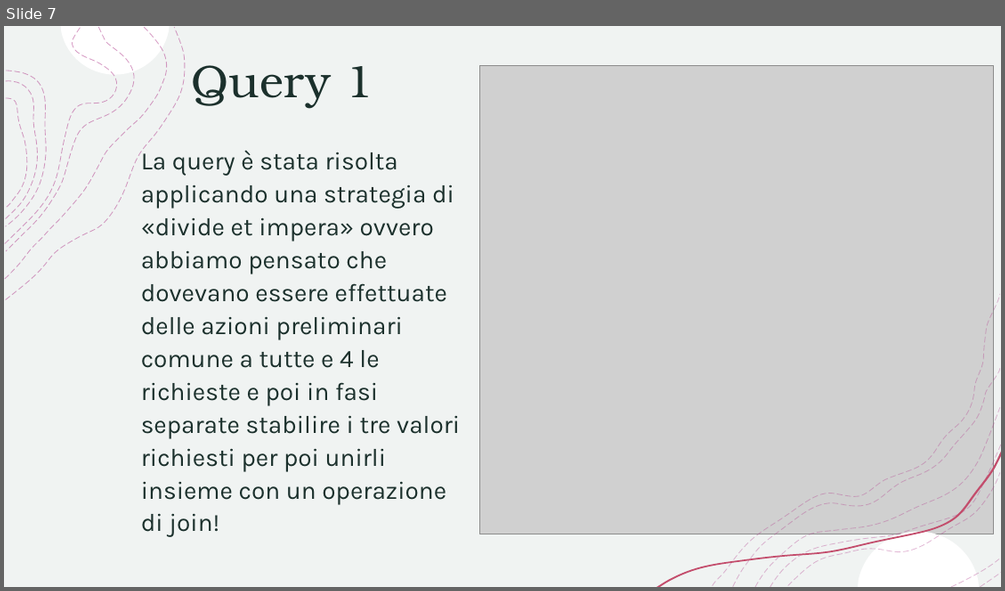
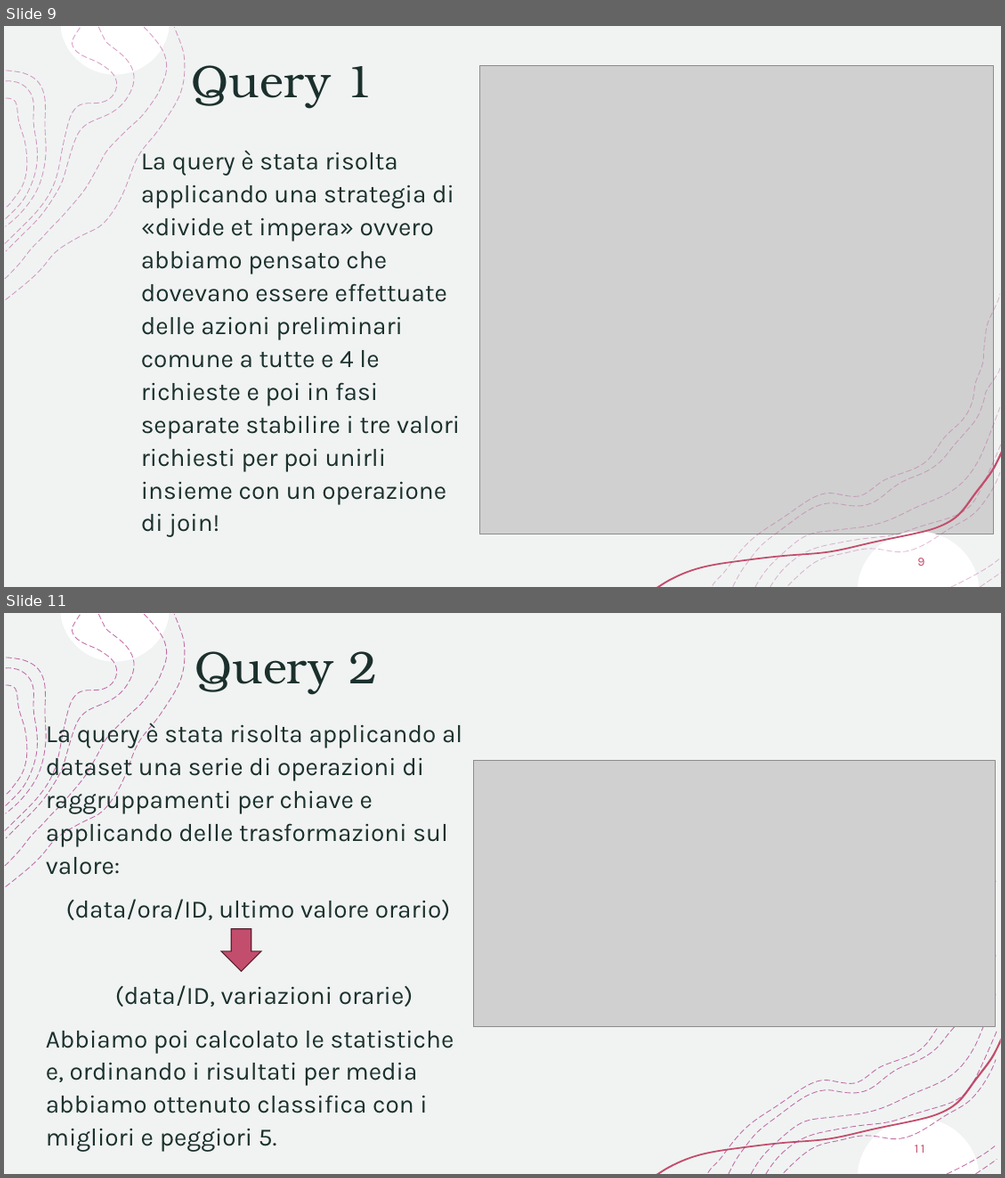
Before and after one commit to kobero98/SABD_Progetto1, a slide deck: PresentazioneSABD1.pptx. Shown one above the other, each under a label of ours: slide 7 before the commit, slides 9 and 11 after it; the slides between them are not shown. The pictures are 1005x591 and 1005x1178 pixels, drawn with LibreOffice and Linux fonts; fonts in the diff are those of the drawing; grey boxes stand for pictures. Boxes give left, top, right and bottom in pixels: in the first picture for what was removed or moved away, otherwise in the second. Text is boxed around its words. In the diff, an @@ line names an element or a change of style, - is before the commit and + after.

```diff
--- a/PresentazioneSABD1.pptx
+++ b/PresentazioneSABD1.pptx
@@ slide 11 added at <box>4,613,1001,1174</box>, background #FFFFFF; not listed: 10 template elements that a slide beside it also shows @@
@@ rectangle added at <box>4,613,1001,1174</box>, fill #F0F3F2, outline #F2F2F2 1 pt @@
@@ freeform shape added at <box>61,613,170,662</box>, fill #FFFFFF @@
@@ title added at <box>194,651,377,694</box>, 44 pt, text #1B302C @@
+Query 2
@@ group added at <box>6,615,185,887</box>: 4 freeform shapes @@
@@ text added at <box>46,720,462,1151</box>, 24 pt, text #1B302C @@
+La query è stata risolta applicando al dataset una serie di operazioni di raggruppamenti per chiave e applicando delle trasformazioni sul valore:
+(data/ora/ID, ultimo valore orario)
+(data/ID, variazioni orarie)
+Abbiamo poi calcolato le statistiche e, ordinando i risultati per media abbiamo ottenuto classifica con i migliori e peggiori 5.
@@ picture added at <box>474,761,995,1027</box> @@
@@ freeform shape added at <box>708,881,996,1172</box>, outline #B13B8C 0.75 pt dashed @@
@@ down arrow added at <box>222,929,261,971</box>, fill #C34D6C, outline #55222F 1 pt @@
@@ freeform shape added at <box>784,1060,995,1172</box>, outline #B13B8C 0.75 pt dashed @@
@@ page number added at <box>914,1144,925,1152</box>, 12 pt, text #C34D6C @@
+11
@@ what was slide 7 is now slide 9 @@
@@ slide 9 changed as well @@
@@ page number added at <box>917,557,924,565</box>, 12 pt, text #C34D6C @@
+9
```
Also in this commit, not shown: 8 other slides changed, 6 other slides added, 2 slides removed.
